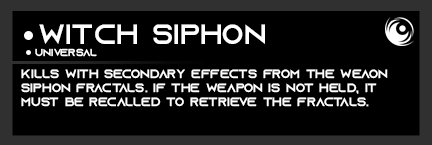
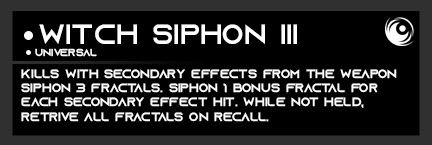
Layer changes from the first 432 x 145 image to the second:
painted on "Mod Name" over (281, 24, 297, 44)
painted on "Description" over (21, 69, 397, 122)